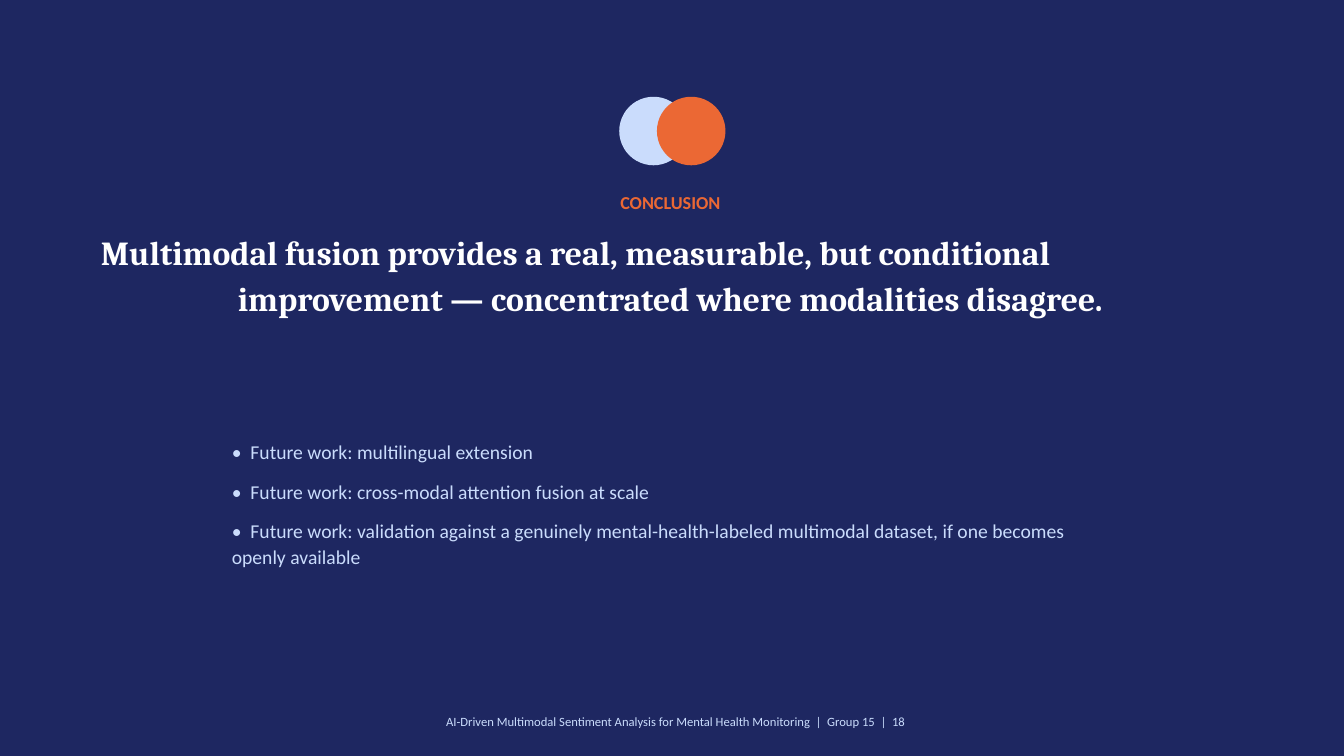
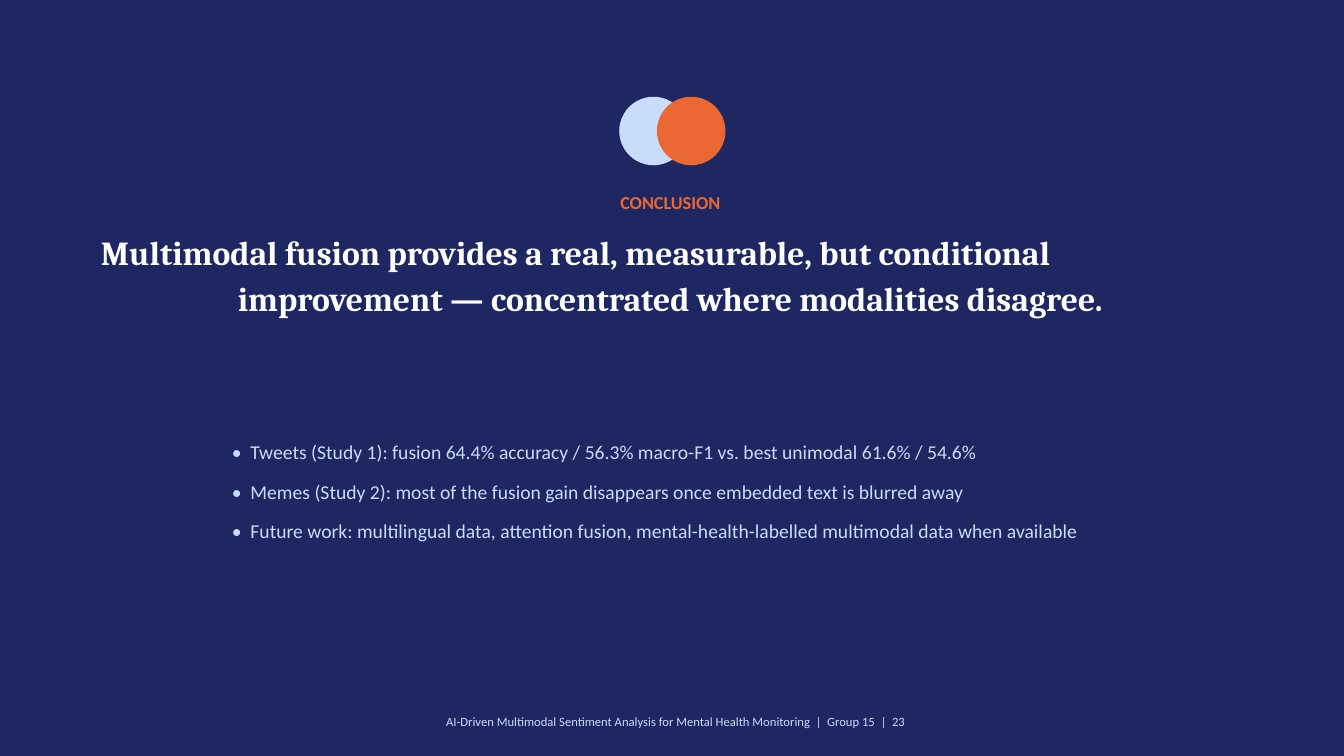
Before and after one commit to kartikey-tiwari-ux/final_year_project, a slide deck: slide 23 of PRESENTATION.pptx (slide 18 before the commit). Drawn at 1344x756 pixels with LibreOffice and Linux fonts; fonts in the diff are those of the drawing. Boxes give left, top, right and bottom in pixels: in the first picture for what was removed or moved away, otherwise in the second. Text is boxed around its words. In the diff, an @@ line names an element or a change of style, - is before the commit and + after.

```diff
--- a/PRESENTATION.pptx
+++ b/PRESENTATION.pptx
@@ text at box(250, 445, 1077, 542): text changed @@
-• Future work: multilingual extension
-• Future work: cross-modal attention fusion at scale
-• Future work: validation against a genuinely mental-health-labeled multimodal dataset, if one becomes openly available
+• Tweets (Study 1): fusion 64.4% accuracy / 56.3% macro-F1 vs. best unimodal 61.6% / 54.6%
+• Memes (Study 2): most of the fusion gain disappears once embedded text is blurred away
+• Future work: multilingual data, attention fusion, mental-health-labelled multimodal data when available
@@ text at box(446, 717, 905, 728): text changed @@
-AI-Driven Multimodal Sentiment Analysis for Mental Health Monitoring | Group 15 | 18
+AI-Driven Multimodal Sentiment Analysis for Mental Health Monitoring | Group 15 | 23
```
Also in this commit, not shown: 11 other slides changed, 5 slides added, 42 other files.
